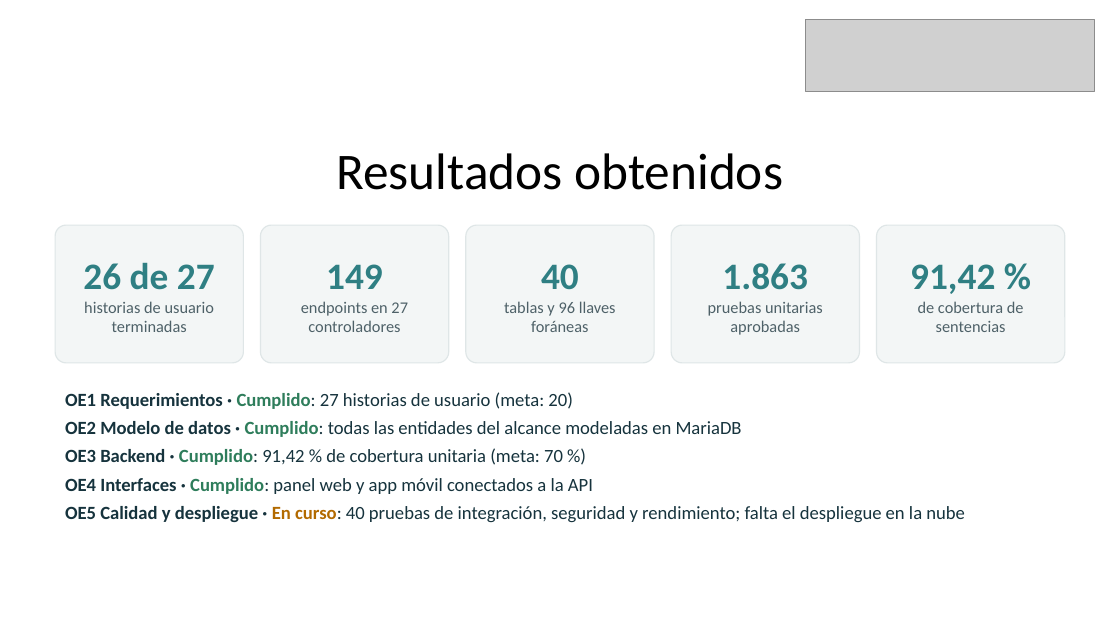
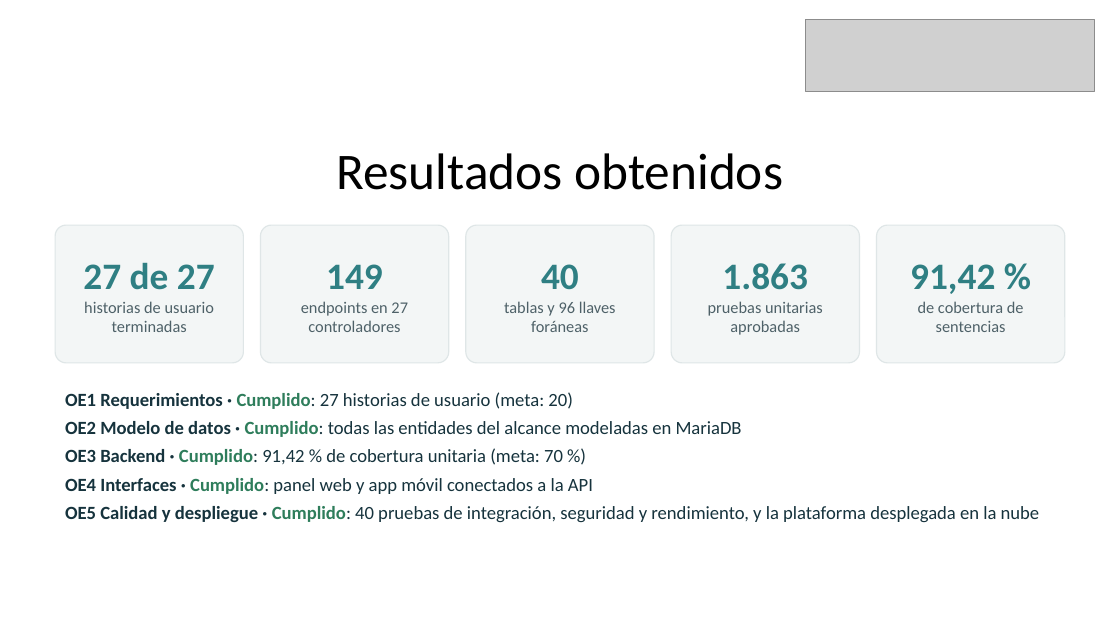
Before and after one commit to JonasMateosValenzuelaLopez/ProyectoTesis, a slide deck: slide 12 of FASE-3/Evidencias Grupales/Presentación final EntreCasas.pptx. Drawn at 1120x630 pixels with LibreOffice and Linux fonts; fonts in the diff are those of the drawing; grey boxes stand for pictures. Boxes give left, top, right and bottom in pixels: in the first picture for what was removed or moved away, otherwise in the second. Text is boxed around its words. In the diff, an @@ line names an element or a change of style, - is before the commit and + after.

Commit message:
Documentación alineada al despliegue en la nube; informe 2.6 y presentaciones actualizadas

```diff
--- a/FASE-3/Evidencias Grupales/Presentación final EntreCasas.pptx
+++ b/FASE-3/Evidencias Grupales/Presentación final EntreCasas.pptx
@@ text in rounded rectangle at bbox=[83, 263, 215, 290]: text changed @@
-26 de 27
+27 de 27
@@ text at bbox=[65, 506, 1040, 522]: text changed @@
-OE5 Calidad y despliegue · En curso: 40 pruebas de integración, seguridad y rendimiento; falta el despliegue en la nube
+OE5 Calidad y despliegue · Cumplido: 40 pruebas de integración, seguridad y rendimiento, y la plataforma desplegada en la nube
```
Also in this commit, not shown: 5 other slides changed, 8 other files.
